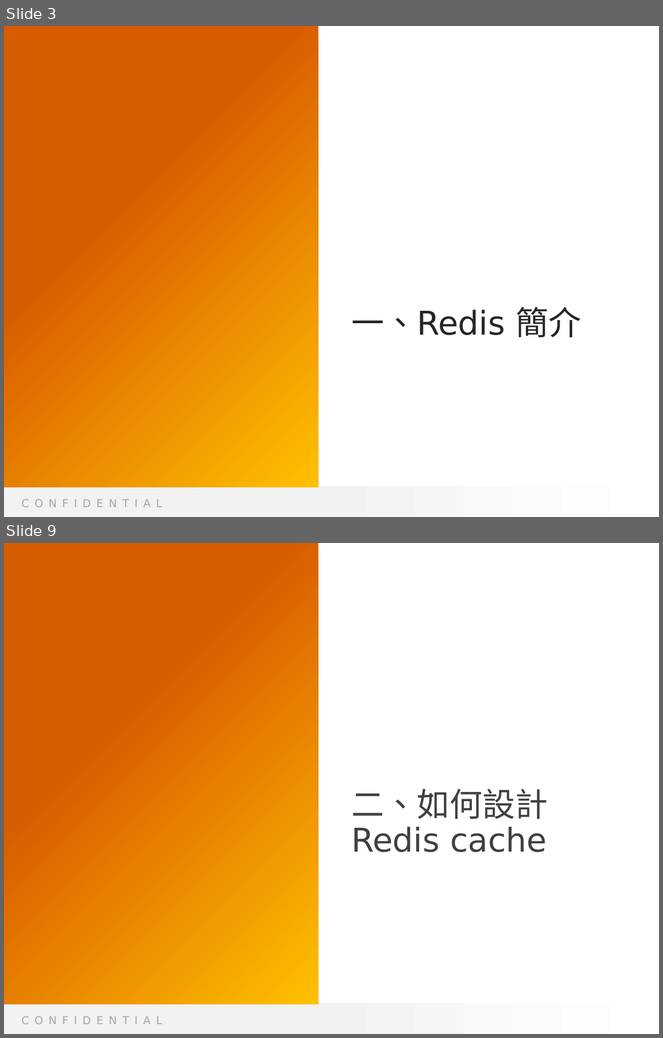
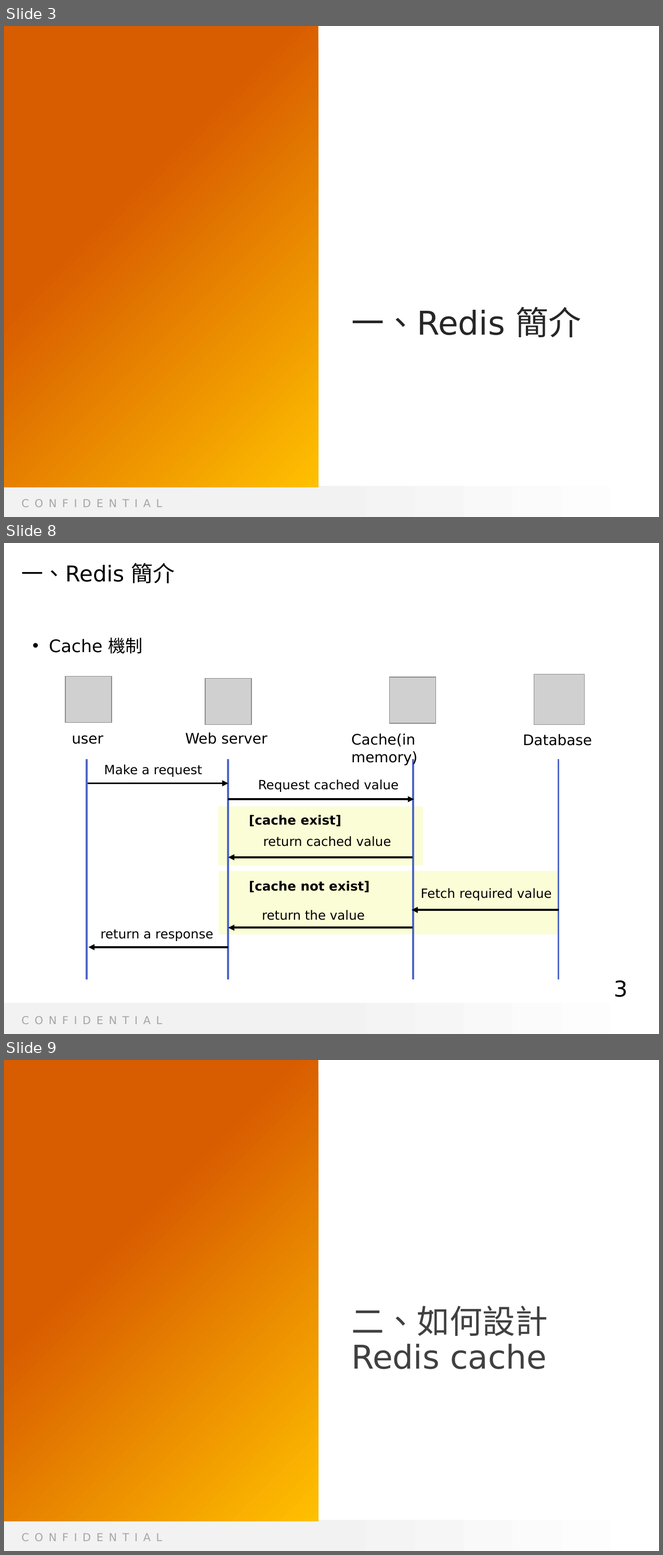
Before and after one commit to Radigogogo/redis, a slide deck: D69 Tech Sharing - Redis_v.2.pptx. Shown one above the other, each under a label of ours: slides 3 and 9 before the commit, slides 3, 8 and 9 after it; the slides between them are not shown. The pictures are 663x1038 and 663x1555 pixels, drawn with LibreOffice and Linux fonts; fonts in the diff are those of the drawing; grey boxes stand for pictures; background and template pictures are left out. Boxes give left, top, right and bottom in pixels: in the first picture for what was removed or moved away, otherwise in the second. Text is boxed around its words. In the diff, an @@ line names an element or a change of style, - is before the commit and + after.

```diff
--- a/D69 Tech Sharing - Redis_v.2.pptx
+++ b/D69 Tech Sharing - Redis_v.2.pptx
@@ slide 8 added at (4, 543, 659, 1034), background #FFFFFF; not listed: 2 template elements that a slide beside it also shows @@
@@ title added at (22, 563, 175, 584), 24 pt, text #000000 @@
+一、Redis 簡介
@@ text added at (49, 638, 142, 654), 19 pt, text #000000 @@
+• Cache 機制
@@ picture added at (65, 676, 112, 722) @@
@@ picture added at (205, 679, 252, 725) @@
@@ picture added at (390, 677, 437, 724) @@
@@ picture added at (534, 674, 584, 724) @@
@@ text added at (72, 735, 103, 744), 16 pt, text #000000 @@
+user
@@ text added at (185, 732, 267, 744), 16 pt, text #000000 @@
+Web server
@@ text added at (351, 733, 417, 766), 16 pt, text #000000 @@
+Cache(in memory)
@@ text added at (523, 734, 592, 746), 16 pt, text #000000 @@
+Database
@@ line added from (87, 759) to (87, 979), #4E67C8 2.25 pt @@
@@ line added from (228, 759) to (228, 979), #4E67C8 2.25 pt @@
@@ line added from (414, 759) to (414, 979), #4E67C8 2.25 pt @@
@@ line added from (558, 759) to (558, 979), #4E67C8 2.25 pt @@
@@ text added at (104, 765, 202, 777), 14 pt, text #000000 @@
+Make a request
@@ arrow added from (87, 783) to (228, 783), #000000 2.25 pt @@
@@ text added at (258, 780, 399, 792), 14 pt, text #000000 @@
+Request cached value
@@ rectangle added at (218, 807, 423, 865), fill #F9FCBC at 60% opacity @@
@@ arrow added from (228, 799) to (414, 799), #000000 2.25 pt @@
@@ text added at (249, 815, 341, 827), 14 pt, text #000000, bold @@
+[cache exist]
@@ text added at (263, 836, 391, 847), 14 pt, text #000000 @@
+return cached value
@@ arrow added from (413, 858) to (228, 858), #000000 2.25 pt @@
@@ rectangle added at (219, 871, 559, 935), fill #F9FCBC at 60% opacity @@
@@ text added at (249, 881, 370, 893), 14 pt, text #000000, bold @@
+[cache not exist]
@@ text added at (421, 888, 552, 901), 14 pt, text #000000 @@
+Fetch required value
@@ text added at (262, 910, 365, 921), 14 pt, text #000000 @@
+return the value
@@ arrow added from (558, 910) to (412, 910), #000000 2.25 pt @@
@@ text added at (101, 929, 213, 941), 14 pt, text #000000 @@
+return a response
@@ arrow added from (413, 928) to (228, 928), #000000 2.25 pt @@
@@ arrow added from (228, 947) to (89, 947), #000000 2.25 pt @@
@@ text added at (614, 980, 628, 997), 24 pt, text #000000 @@
+3
```
Also in this commit, not shown: 8 slides changed, 2 other slides added, 1 slide removed.
